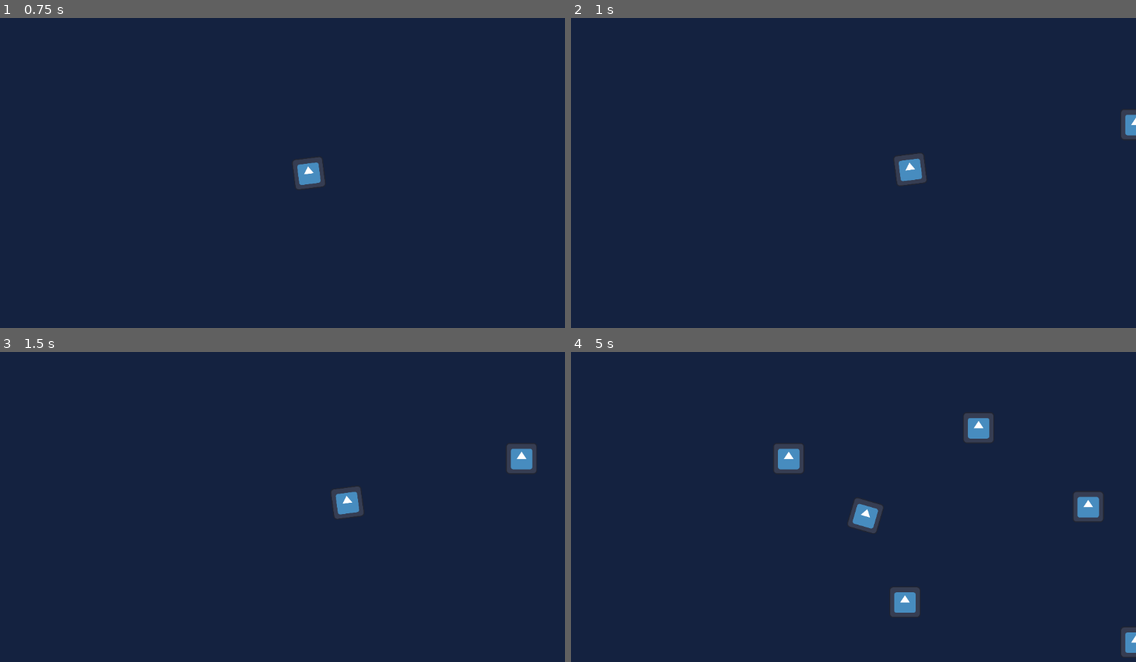
Above: before the commit, frames 1-4 (two rows, left to right).
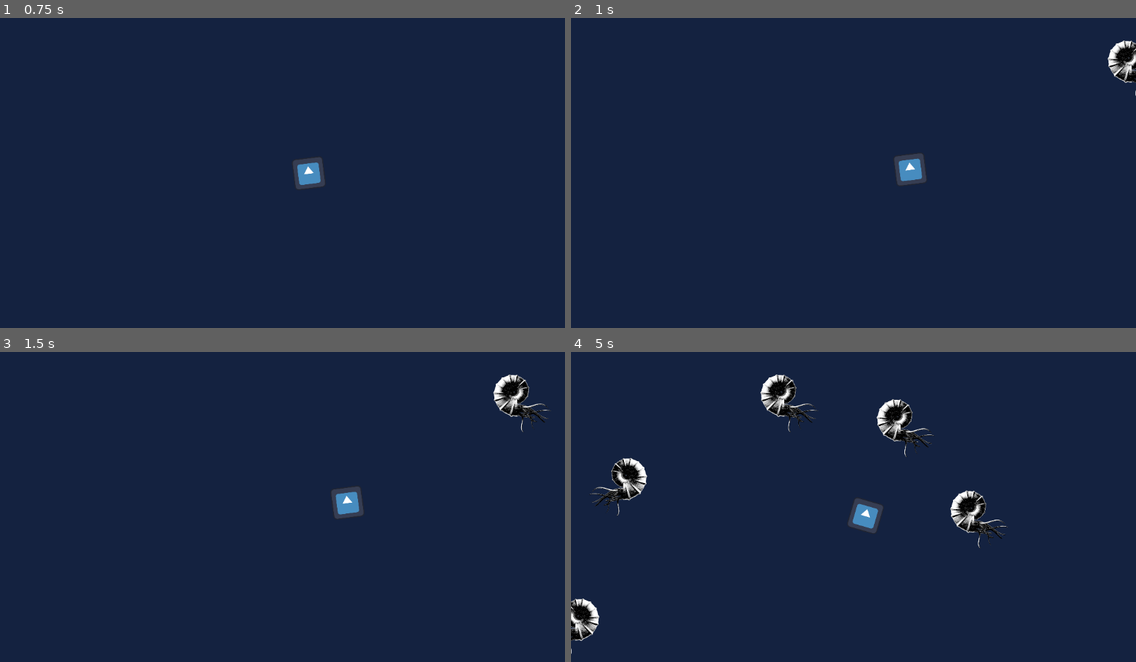
Above: after the commit, the same moments.

Repository: M1rceaDogaru/gwj-83
Game: Godot game, scene res://map/map.tscn
The game is run twice, just before and just after one commit, with the same random seed, the same clock (stepped at 60 frames per second) and the same inputs. The engine's default icon, where the game draws it, is replaced by a stand-in: a white triangle on a blue panel in a dark square.
Inputs (mouse positions are in pixels of both pictures, inside the frame that each line leads up to):
- Up to frame 1 (0.75 s): tap Enter at 0.5 s; move the mouse to (406, 160) at 0.52 s
- Up to frame 2 (1 s): no input
- Up to frame 3 (1.5 s): move the mouse to (169, 525) at 1.27 s
- Up to frame 4 (5 s): move the mouse to (910, 441) at 2.02 s; move the mouse to (825, 575) at 2.77 s; move the mouse to (1023, 556) at 3.52 s; move the mouse to (684, 463) at 4.27 s

Frame 1 is identical in both runs. In frame 2, 0.8% of the frame differs, in the area x 95-100%, y 7-40%; in frame 3, 1.2%; in frame 4, 5.8%, in the area x 0-100%, y 7-99%.

Commit message:
Ammonite spawn from both sides

Diff:
--- a/src/map/map.gd
+++ b/src/map/map.gd
@@ -9,12 +9,20 @@
 	# Create a new instance of the Mob scene.
 	var mob = mob_scene.instantiate()
 
+	var spawn_from_left = randi() % 2 == 0
+	var mob_spawn_location
 	# Choose a random location on Path2D.
-	var mob_spawn_location = $MobPath/MobSpawnLocation
+	if spawn_from_left:
+		mob_spawn_location = $MobSpawnPathLeft/MobSpawnLocation
+	else:
+		mob_spawn_location = $MobSpawnPathRight/MobSpawnLocation
 	mob_spawn_location.progress_ratio = randf()
 
 	# Set the mob's position to the random location.
 	mob.position = mob_spawn_location.position
 
+	var direction = mob_spawn_location.rotation
+	mob.set_meta("IsFacingRight", direction < 0)
+
 	# Spawn the mob by adding it to the Main scene.
 	add_child(mob)
--- a/src/map/map.tscn
+++ b/src/map/map.tscn
@@ -1,10 +1,16 @@
-[gd_scene load_steps=6 format=3 uid="uid://c0680mc4c6jv2"]
+[gd_scene load_steps=7 format=3 uid="uid://c0680mc4c6jv2"]
 
 [ext_resource type="Script" uid="uid://critvh0h1jdov" path="res://map/map.gd" id="1_a0dt8"]
 [ext_resource type="PackedScene" uid="uid://10in5msak4tb" path="res://player/player.tscn" id="1_hgrid"]
 [ext_resource type="PackedScene" uid="uid://bdadbajuxcg81" path="res://mobs/test_mob_1.tscn" id="2_4hjbm"]
 
 [sub_resource type="Environment" id="Environment_beun2"]
+
+[sub_resource type="Curve2D" id="Curve2D_lgq1i"]
+_data = {
+"points": PackedVector2Array(0, 0, 0, 0, -1152, 648, 0, 0, 0, 0, -1152, -648)
+}
+point_count = 2
 
 [sub_resource type="Curve2D" id="Curve2D_4hjbm"]
 _data = {
@@ -26,10 +32,17 @@
 
 [node name="MobTimer" type="Timer" parent="."]
 
-[node name="MobPath" type="Path2D" parent="."]
+[node name="MobSpawnPathLeft" type="Path2D" parent="."]
+curve = SubResource("Curve2D_lgq1i")
+
+[node name="MobSpawnLocation" type="PathFollow2D" parent="MobSpawnPathLeft"]
+position = Vector2(-1152, 648)
+rotation = -1.5708
+
+[node name="MobSpawnPathRight" type="Path2D" parent="."]
 curve = SubResource("Curve2D_4hjbm")
 
-[node name="MobSpawnLocation" type="PathFollow2D" parent="MobPath"]
+[node name="MobSpawnLocation" type="PathFollow2D" parent="MobSpawnPathRight"]
 position = Vector2(1152, -648)
 rotation = 1.5708
 
--- a/src/mobs/test_mob_1.gd
+++ b/src/mobs/test_mob_1.gd
@@ -5,8 +5,12 @@
 func _ready() -> void:
 	velocity = Vector2(randf_range(3.0, 6.0), 0.0)
 
+	var is_facing_right = get_meta("IsFacingRight")
+	velocity = velocity if is_facing_right else velocity * -1
+	$Sprite2D.flip_h = !is_facing_right
+
 func _process(delta: float) -> void:
-	transform.origin -= velocity
+	transform.origin += velocity
 
 func _on_visible_on_screen_notifier_2d_screen_exited():
 	queue_free()
--- a/src/mobs/test_mob_1.tscn
+++ b/src/mobs/test_mob_1.tscn
@@ -1,23 +1,25 @@
 [gd_scene load_steps=4 format=3 uid="uid://bdadbajuxcg81"]
 
-[ext_resource type="Texture2D" uid="uid://chp3iyhgynfpt" path="res://icon.svg" id="1_61j6l"]
 [ext_resource type="Script" uid="uid://2n3hm0u2xsmq" path="res://mobs/test_mob_1.gd" id="1_fvhut"]
+[ext_resource type="Texture2D" uid="uid://bweia6xghxn1v" path="res://sprites/mobs/ammonite.png" id="2_fvhut"]
 
-[sub_resource type="RectangleShape2D" id="RectangleShape2D_fvhut"]
+[sub_resource type="CircleShape2D" id="CircleShape2D_fvhut"]
 
 [node name="Area2D" type="Area2D"]
 script = ExtResource("1_fvhut")
 metadata/_edit_group_ = true
+metadata/IsFacingRight = true
 
 [node name="Sprite2D" type="Sprite2D" parent="."]
-texture = ExtResource("1_61j6l")
+scale = Vector2(0.6, 0.6)
+texture = ExtResource("2_fvhut")
 
 [node name="VisibleOnScreenNotifier2D" type="VisibleOnScreenNotifier2D" parent="."]
 rect = Rect2(-30, -30, 60, 60)
 
 [node name="CollisionShape2D" type="CollisionShape2D" parent="."]
-scale = Vector2(6, 6)
-shape = SubResource("RectangleShape2D_fvhut")
+scale = Vector2(9, 9)
+shape = SubResource("CircleShape2D_fvhut")
 
 [connection signal="area_entered" from="." to="." method="_on_area_entered"]
 [connection signal="body_entered" from="." to="." method="_on_body_entered"]
Binary file added: src/sprites/mobs/ammonite.png
Not shown, added: src/sprites/mobs/ammonite.png.import
